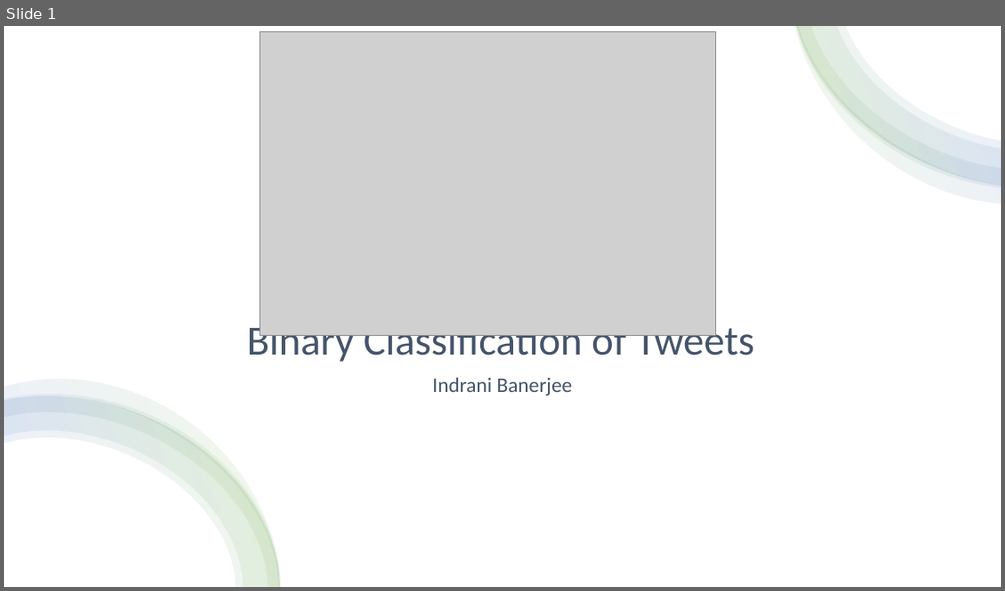
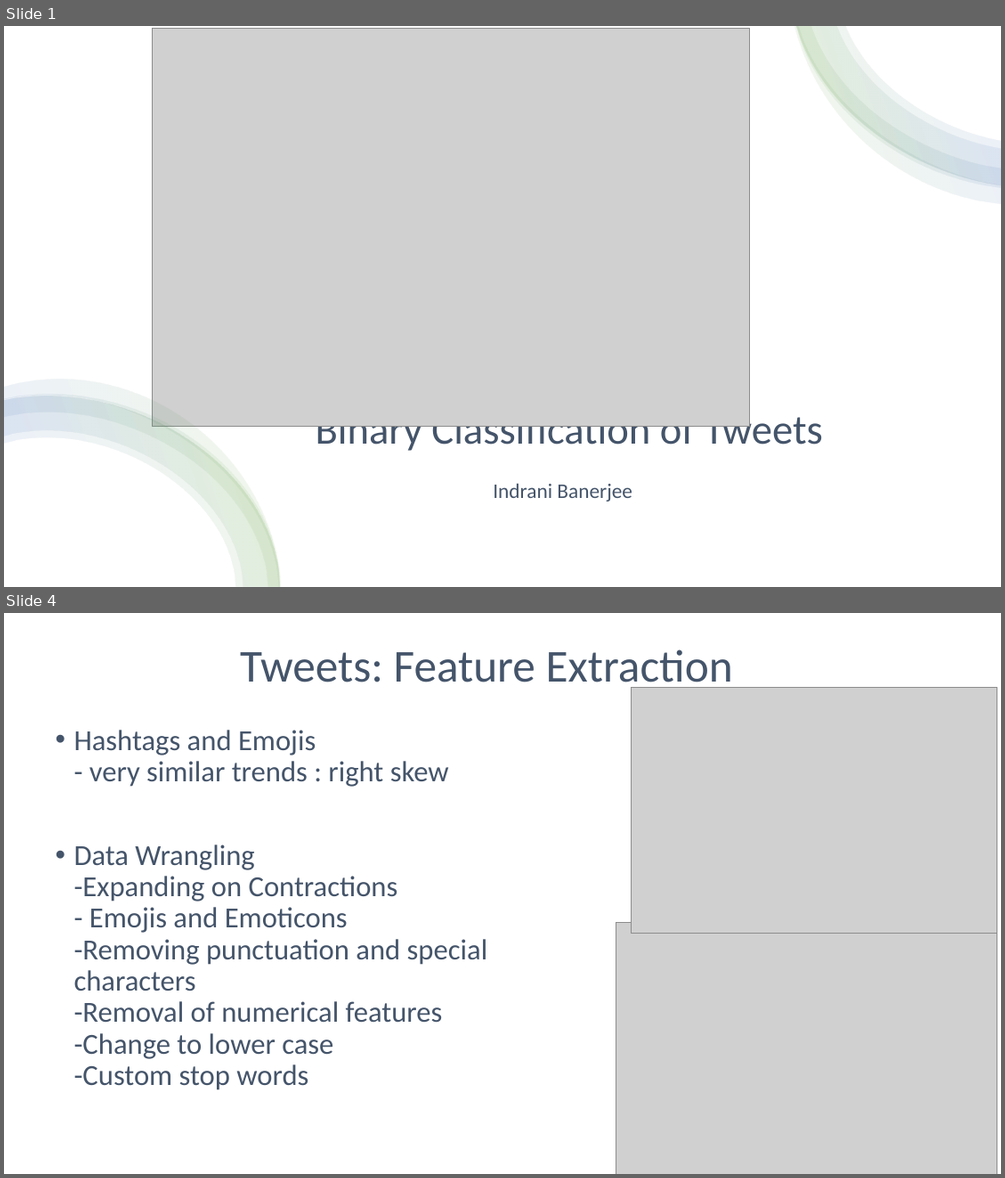
Before and after one commit to iban121/Springboard, a slide deck: Capstone 3/notebooks/Binary Classification of Tweets.pptx. Shown one above the other, each under a label of ours: slide 1 before the commit, slides 1 and 4 after it; the slides between them are not shown. The pictures are 1005x591 and 1005x1178 pixels, drawn with LibreOffice and Linux fonts; fonts in the diff are those of the drawing; grey boxes stand for pictures. Boxes give left, top, right and bottom in pixels: in the first picture for what was removed or moved away, otherwise in the second. Text is boxed around its words. In the diff, an @@ line names an element or a change of style, - is before the commit and + after.

```diff
--- a/Capstone 3/notebooks/Binary Classification of Tweets.pptx
+++ b/Capstone 3/notebooks/Binary Classification of Tweets.pptx
@@ slide 4 added at <box>4,613,1001,1174</box>, background #FFFFFF @@
@@ title added at <box>240,649,733,693</box>, 44 pt, text #44546A @@
+Tweets: Feature Extraction
@@ picture added at <box>631,687,997,933</box> @@
@@ text added at <box>74,730,488,1090</box>, 28 pt, text #44546A @@
+• Hashtags and Emojis
+  - very similar trends : right skew
+• Data Wrangling
+  -Expanding on Contractions
+  - Emojis and Emoticons
+  -Removing punctuation and special characters
+  -Removal of numerical features
+  -Change to lower case
+  -Custom stop words
@@ picture added at <box>616,922,998,1174</box> @@
@@ slide 1 changed as well @@
@@ picture: place and size @@
-picture at <box>259,31,715,336</box>
+picture at <box>153,29,750,426</box>
@@ title "Binary Classification of Tweets": place and size @@
-title "Binary Classification of Tweets" at <box>247,320,755,365</box>
+title "Binary Classification of Tweets" at <box>316,409,823,454</box>
@@ subtitle "Indrani Banerjee": place and size @@
-subtitle "Indrani Banerjee" at <box>432,378,573,395</box>
+subtitle "Indrani Banerjee" at <box>493,483,632,501</box>
```
Also in this commit, not shown: 2 other slides changed, 7 other slides added, 6 slides removed, 3 other files.
